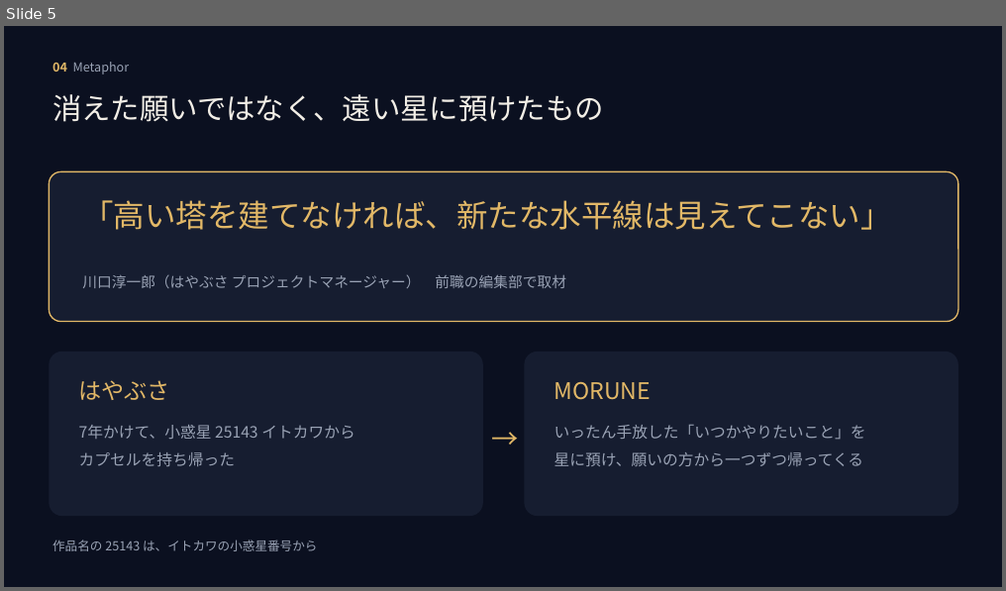
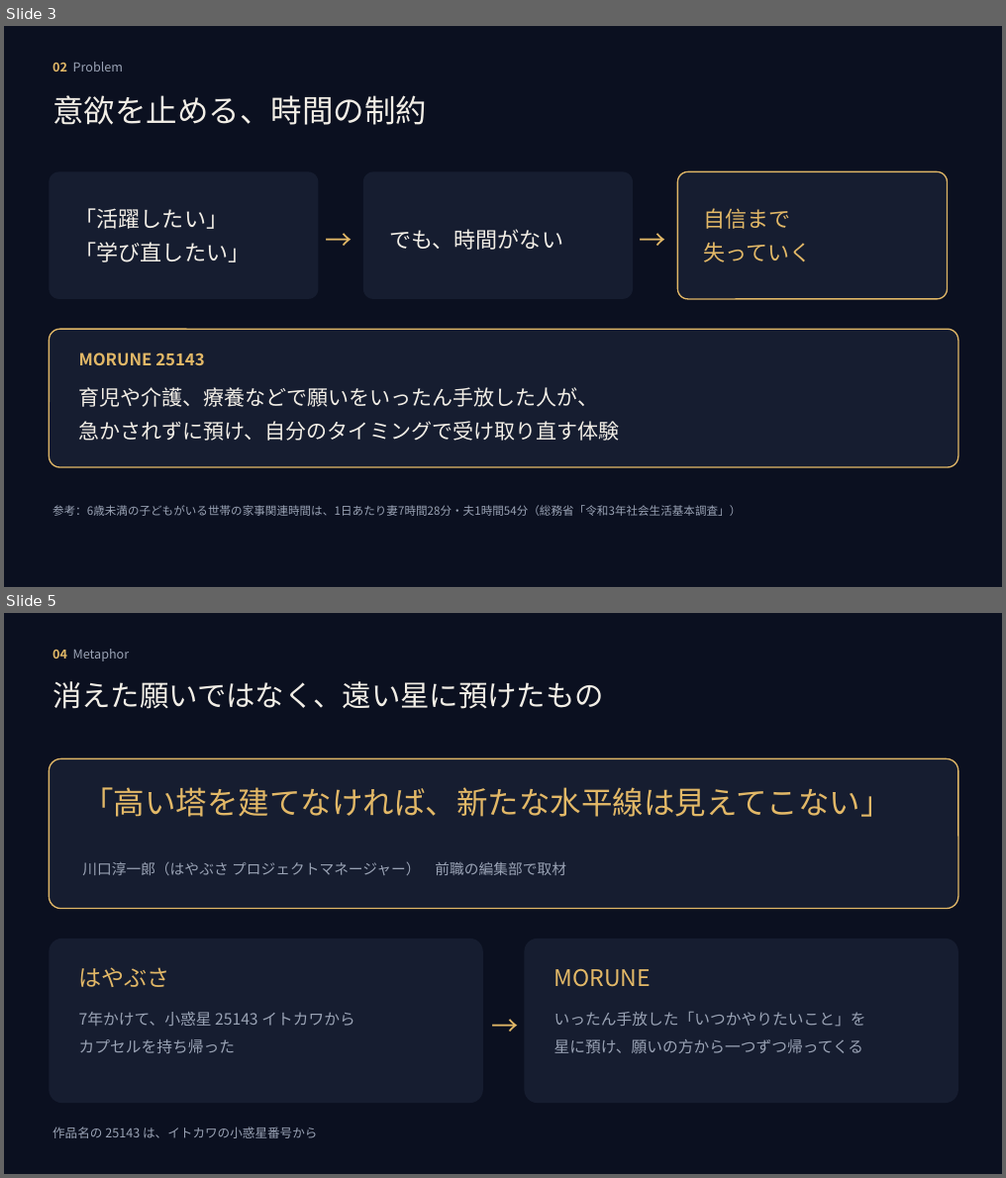
Before and after one commit to mai-san447/hello-earth-25143, a slide deck: deliverables/2026-10-11-gga-selection/MORUNE25143_GGAセレクション_2026-10-12.pptx. Shown one above the other, each under a label of ours: slide 5 before the commit, slides 3 and 5 after it; the slides between them are not shown. The pictures are 1006x591 and 1006x1178 pixels, drawn with LibreOffice and Linux fonts; fonts in the diff are those of the drawing. Boxes give left, top, right and bottom in pixels: in the first picture for what was removed or moved away, otherwise in the second. Text is boxed around its words. In the diff, an @@ line names an element or a change of style, - is before the commit and + after.

```diff
--- a/deliverables/2026-10-11-gga-selection/MORUNE25143_GGAセレクション_2026-10-12.pptx
+++ b/deliverables/2026-10-11-gga-selection/MORUNE25143_GGAセレクション_2026-10-12.pptx
@@ slide 3 added at <box>4,26,1002,587</box>, background #0B1020 @@
@@ text added at <box>53,62,123,72</box>, 12 pt, text #9AA3B5 @@
+02 Problem
@@ text added at <box>53,95,427,125</box>, 30 pt, text #F2EEE6 @@
+意欲を止める、時間の制約
@@ rounded rectangle added at <box>49,172,319,299</box>, fill #161D30 @@
@@ rounded rectangle added at <box>363,172,633,299</box>, fill #161D30 @@
@@ rounded rectangle added at <box>678,172,947,299</box>, fill #161D30, outline #E2B867 1.25 pt @@
@@ text added at <box>75,208,250,263</box>, 21 pt, text #F2EEE6 @@
+「活躍したい」
+「学び直したい」
@@ text added at <box>320,213,357,258</box>, 26 pt, text #E2B867 @@
+→
@@ text added at <box>389,229,563,250</box>, 21 pt, text #F2EEE6 @@
+でも、時間がない
@@ text added at <box>635,213,672,258</box>, 26 pt, text #E2B867 @@
+→
@@ text added at <box>704,208,812,263</box>, 21 pt, text #E2B867 @@
+自信まで
+失っていく
@@ rounded rectangle added at <box>49,329,958,468</box>, fill #161D30, outline #E2B867 1.25 pt @@
@@ text added at <box>79,353,204,367</box>, 16 pt, text #E2B867, bold @@
+MORUNE 25143
@@ text added at <box>79,387,620,441</box>, 20 pt, text #F2EEE6 @@
+育児や介護、療養などで願いをいったん手放した人が、
+急かされずに預け、自分のタイミングで受け取り直す体験
@@ text added at <box>53,505,741,516</box>, 11 pt, text #9AA3B5 @@
+参考：6歳未満の子どもがいる世帯の家事関連時間は、1日あたり妻7時間28分・夫1時間54分（総務省「令和3年社会生活基本調査」）
```
Also in this commit, not shown: 5 slides changed, 1 slide removed, 2 other files.
